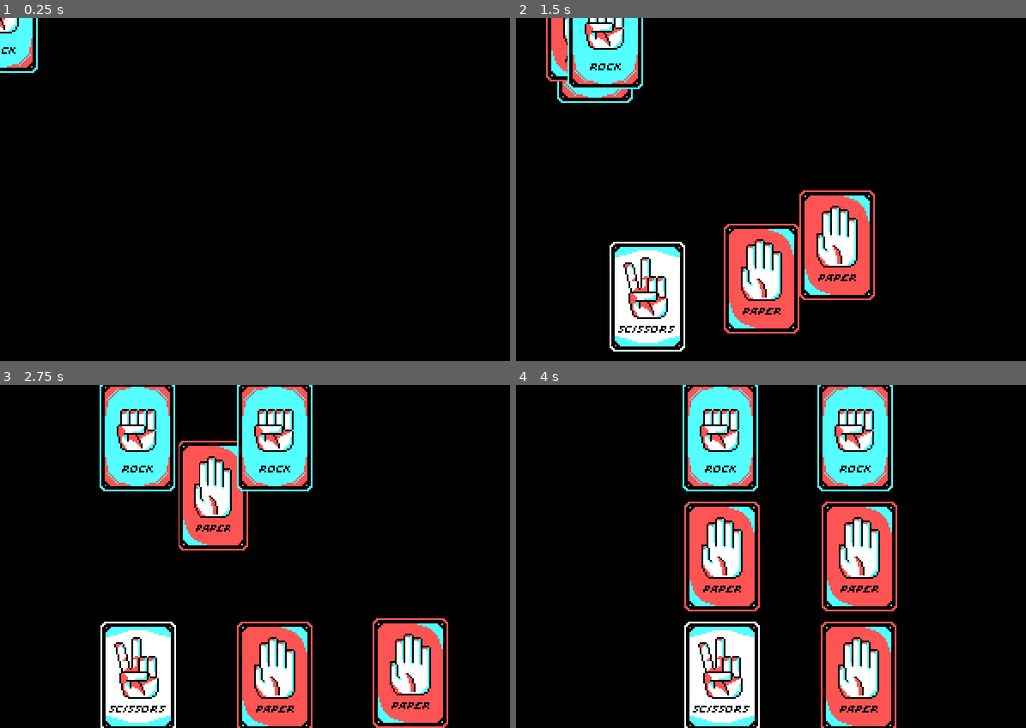
Above: before the commit, frames 1-4 (two rows, left to right).
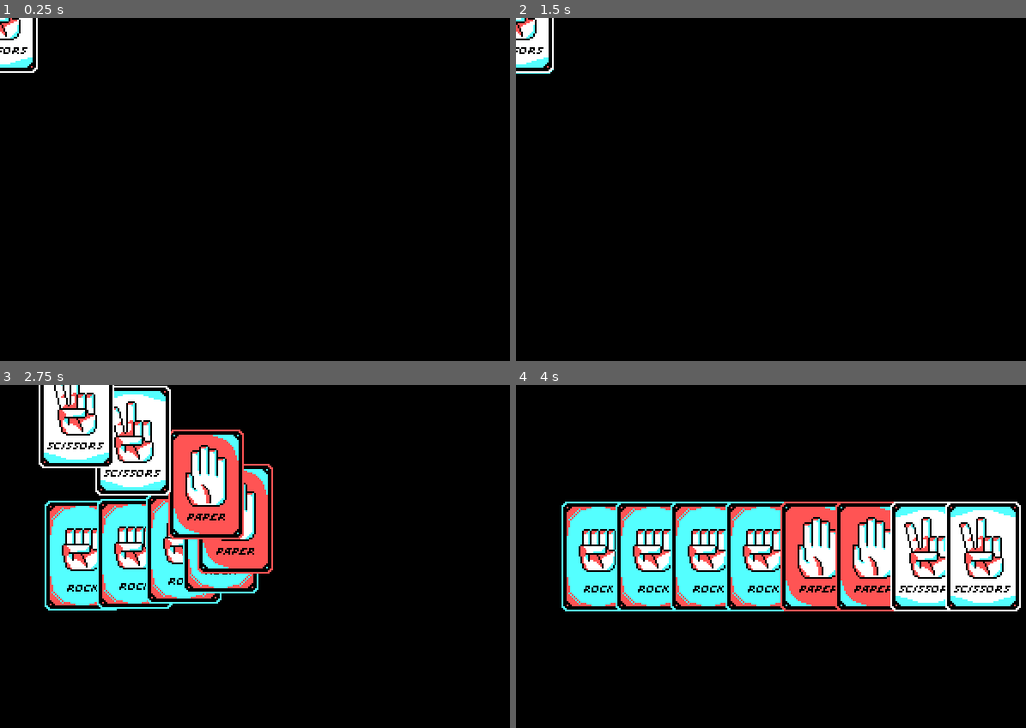
Above: after the commit, the same moments.

Repository: enunezs/EC2020GameJam
Game: Godot game, scene res://Game.tscn
Same seed, same stepped clock (60 frames per second), same inputs: the game is played once before the commit and once after it.
Inputs (mouse positions are in pixels of both pictures, inside the frame that each line leads up to):
- Up to frame 1 (0.25 s): no input
- Up to frame 2 (1.5 s): tap Enter at 0.5 s; move the mouse to (516, 18) at 0.52 s; click (516, 18) at 0.67 s; move the mouse to (526, 18) at 1.27 s; click (526, 18) at 1.42 s
- Up to frame 3 (2.75 s): move the mouse to (413, 676) at 2.02 s; click (413, 676) at 2.17 s
- Up to frame 4 (4 s): move the mouse to (791, 676) at 2.77 s; click (791, 676) at 2.92 s; move the mouse to (709, 676) at 3.52 s; click (709, 676) at 3.67 s

The runs differ from the first frame. In frame 1, 0.9% of the frame differs, in the area x 0-8%, y 0-16%; in frame 2, 15%; in frame 3, 32%; in frame 4, 36%, in the area x 8-99%, y 0-100%.

Commit message:
Animation polishing and bug fixes! Code is much easier to understand

Diff:
--- a/Cards/CardBase.gd
+++ b/Cards/CardBase.gd
@@ -85,12 +85,13 @@
 	$AnimationPlayer.play("Flip")
 	#flip_texture()
 
-	pass
+	return
 
 func face_down():
 	facing_up = false
 	$AnimationPlayer.play("Flip")
 	#flip_texture()
+	return
 
 func flip_texture():
 	if facing_up:
--- a/Cards/CardBase.tscn
+++ b/Cards/CardBase.tscn
@@ -39,6 +39,62 @@
 } ]
 }
 
+[sub_resource type="Animation" id=4]
+resource_name = "FloatDown"
+length = 0.6
+tracks/0/type = "value"
+tracks/0/path = NodePath("Sprite:scale")
+tracks/0/interp = 2
+tracks/0/loop_wrap = true
+tracks/0/imported = false
+tracks/0/enabled = true
+tracks/0/keys = {
+"times": PoolRealArray( 0, 0.6 ),
+"transitions": PoolRealArray( 1.86607, 1 ),
+"update": 0,
+"values": [ Vector2( 1.4, 1.4 ), Vector2( 1, 1 ) ]
+}
+tracks/1/type = "value"
+tracks/1/path = NodePath("Sprite:modulate")
+tracks/1/interp = 1
+tracks/1/loop_wrap = true
+tracks/1/imported = false
+tracks/1/enabled = true
+tracks/1/keys = {
+"times": PoolRealArray( 0, 0.6 ),
+"transitions": PoolRealArray( 1, 1 ),
+"update": 0,
+"values": [ Color( 1, 1, 1, 0 ), Color( 1, 1, 1, 1 ) ]
+}
+
+[sub_resource type="Animation" id=5]
+resource_name = "FloatUp"
+length = 0.6
+tracks/0/type = "value"
+tracks/0/path = NodePath("Sprite:scale")
+tracks/0/interp = 2
+tracks/0/loop_wrap = true
+tracks/0/imported = false
+tracks/0/enabled = true
+tracks/0/keys = {
+"times": PoolRealArray( 0, 0.5 ),
+"transitions": PoolRealArray( 1, 1.86607 ),
+"update": 0,
+"values": [ Vector2( 1, 1 ), Vector2( 1.4, 1.4 ) ]
+}
+tracks/1/type = "value"
+tracks/1/path = NodePath("Sprite:modulate")
+tracks/1/interp = 1
+tracks/1/loop_wrap = true
+tracks/1/imported = false
+tracks/1/enabled = true
+tracks/1/keys = {
+"times": PoolRealArray( 0, 0.5 ),
+"transitions": PoolRealArray( 1, 1 ),
+"update": 0,
+"values": [ Color( 1, 1, 1, 1 ), Color( 1, 1, 1, 0 ) ]
+}
+
 [sub_resource type="Animation" id=3]
 resource_name = "Idle"
 length = 0.1
@@ -72,4 +128,6 @@
 
 [node name="AnimationPlayer" type="AnimationPlayer" parent="."]
 anims/Flip = SubResource( 2 )
+anims/FloatDown = SubResource( 4 )
+anims/FloatUp = SubResource( 5 )
 anims/Idle = SubResource( 3 )
--- a/Game.tscn
+++ b/Game.tscn
@@ -13,9 +13,9 @@
 [node name="Game" type="Node2D"]
 script = ExtResource( 2 )
 basic_card = ExtResource( 1 )
-deck_rock = 1
-deck_paper = 3
-deck_scissors = 1
+deck_rock = 4
+deck_paper = 2
+deck_scissors = 2
 
 [node name="Board" type="Node2D" parent="."]
 script = ExtResource( 3 )
@@ -33,7 +33,7 @@
 position = Vector2( 200, 100 )
 
 [node name="CPUCards" type="Node2D" parent="."]
-position = Vector2( 160, 30 )
+position = Vector2( 161.888, -55.8926 )
 
 [node name="CPUActiveCard" type="Node2D" parent="."]
 position = Vector2( 120, 100 )
@@ -65,15 +65,13 @@
 [node name="HBoxContainer" type="HBoxContainer" parent="UI/ScoreBox"]
 margin_left = 20.0
 margin_top = 20.0
-margin_right = 92.0
-margin_bottom = 39.0
+margin_right = 68.0
+margin_bottom = 34.0
 alignment = 1
 
 [node name="Score" type="Label" parent="UI/ScoreBox/HBoxContainer"]
-margin_left = 12.0
-margin_top = 2.0
-margin_right = 60.0
-margin_bottom = 16.0
+margin_right = 48.0
+margin_bottom = 14.0
 size_flags_horizontal = 0
 custom_fonts/font = SubResource( 1 )
 text = "10000000"
--- a/MainGame.gd
+++ b/MainGame.gd
@@ -69,11 +69,31 @@
 func game_setup():
 
 	is_playing = false
-	#Generate cards from intial settings and split
+
+	#Build deck from intial settings and show at center
 	generate_deck(deck_rock, deck_paper, deck_scissors)
-
+	#yield(set_deck_position(main_deck,n_start_cards),"completed")
+	yield(get_tree().create_timer(1), "timeout")
+
+	#Display the deck
+	yield(display_deck(),"completed")
+	yield(get_tree().create_timer(1), "timeout")
+
+	#Flip the cards
+	yield(flip_cards(main_deck ,DOWN), "completed")
+
+	#Cards back to center ("shuffle")
+	#yield(set_deck_position(main_deck,n_start_cards),"completed")
+	#Shuffle deck and give cards
 	shuffle_deck(main_deck)
 	split_into_decks()
+
+	#Arrange
+	yield(arrange_cards(),"completed")
+	yield(flip_cards(player_deck ,UP), "completed")
+
+
+
 	discard_pile = []
 
 	#print("Start deck: ")
@@ -88,8 +108,20 @@
 
 	n_ui_canvas.clear_score()
 	#return
+	#start_anim()
+	print("Setup done")
+
+	CPU_pick()
 
 #runs start animations and setup
+
+func start_anim():
+	pass
+
+
+
+
+
 func play_game():
 
 	is_playing = false
@@ -107,6 +139,8 @@
 
 	else:
 		#Fight
+		cpu_card.face_up()
+
 		var result = battle_cards(player_card, cpu_card)
 
 
@@ -177,7 +211,7 @@
 
 
 	yield(cpu_card.move_to(n_cpu_active_card.position),"completed")
-	cpu_card.face_up()
+	#cpu_card.face_up()
 
 
 
@@ -299,12 +333,30 @@
 ### CARD ANIMATIONS & ARRANGEMENT ###
 #####################################
 
+func display_deck():
+
+	var spacing = 8
+	var card_length = 48/2
+
+	var length = (len(main_deck)-1)*(spacing+card_length)
+	var start = n_start_cards.position
+	start.x = start.x - length/2
+
+	#player deck on bottom
+	for n_card in len(main_deck):
+		var pos = Vector2(start.x + n_card*(card_length+spacing), start.y)
+		yield(get_tree().create_timer(0.1), "timeout")
+		main_deck[n_card].move_to(pos)
+
+	yield(get_tree().create_timer(1.0), "timeout")
+
+
 func arrange_cards():
 
 #arrange along a line centered at node player_cards
 	#n_player_cards
-	var spacing = 16
-	var card_length = 64
+	var spacing = 8
+	var card_length = 48
 
 	var length = (len(player_deck)-1)*(spacing+card_length)
 	var start = n_player_cards.position
Not shown: 1 places in Cards/CardBase.tscn that only renumber resources
